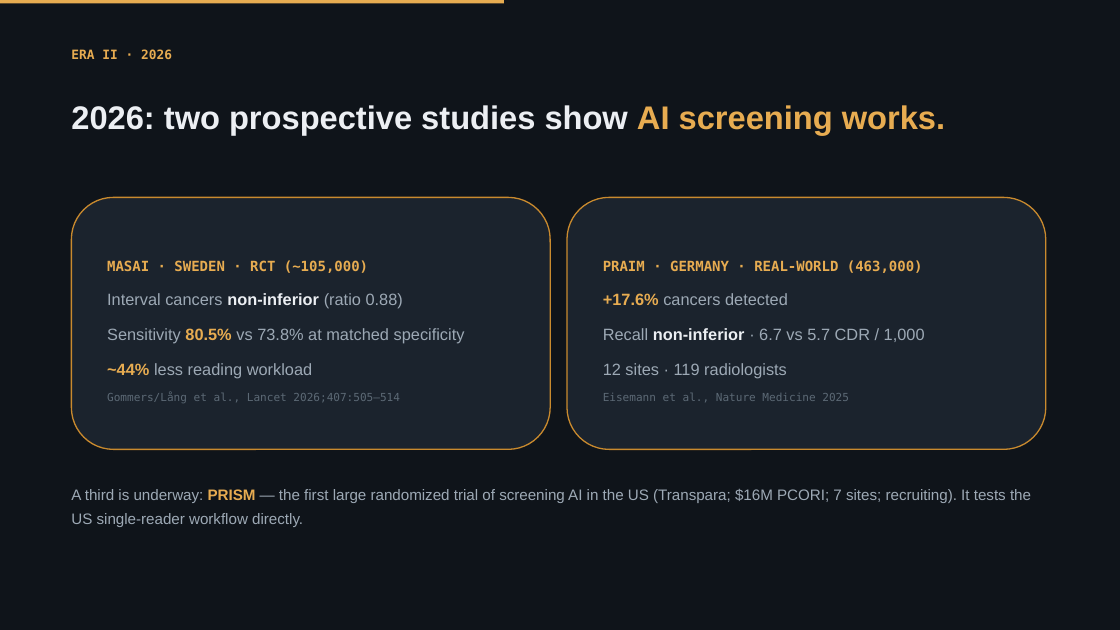
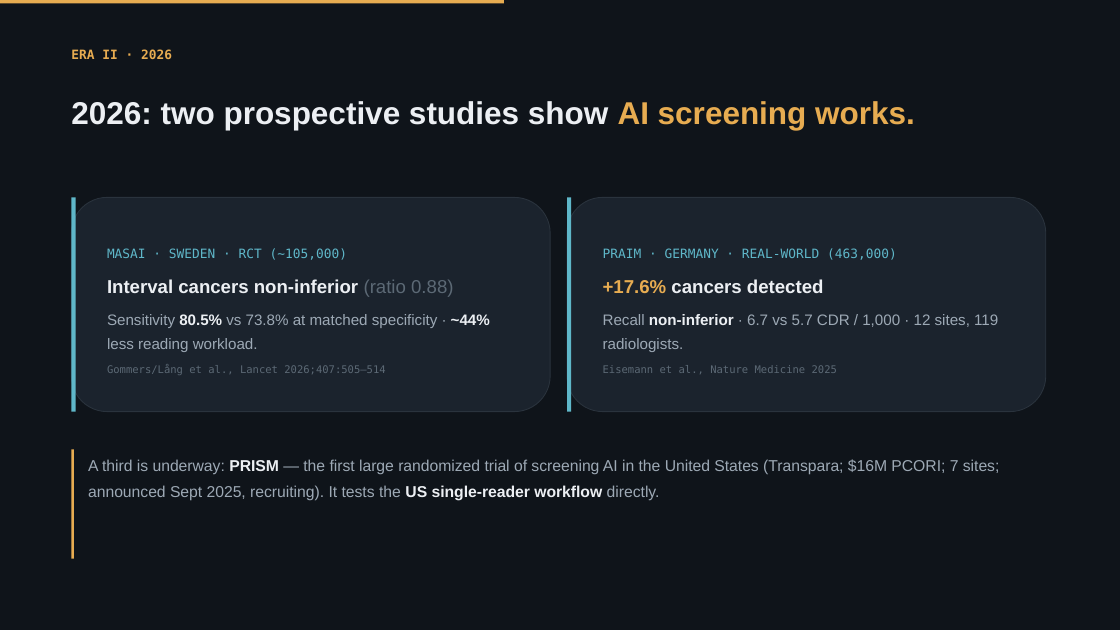
Before and after one commit to Emory-HITI/Mammo, a slide deck: slide 2 of keynote-iwbi-2026/pptx/sections/IWBI2026_Trivedi_02b_EraII_2026.pptx. Drawn at 1120x630 pixels with LibreOffice and Linux fonts; fonts in the diff are those of the drawing; background and template pictures are left out. Boxes give left, top, right and bottom in pixels: in the first picture for what was removed or moved away, otherwise in the second. Text is boxed around its words. In the diff, an @@ line names an element or a change of style, - is before the commit and + after.

```diff
--- a/keynote-iwbi-2026/pptx/sections/IWBI2026_Trivedi_02b_EraII_2026.pptx
+++ b/keynote-iwbi-2026/pptx/sections/IWBI2026_Trivedi_02b_EraII_2026.pptx
@@ text "2026: two prospective studies show ..." at (71,101,915,130): size 28 to 27 pt @@
@@ rounded rectangle "MASAI · SWEDEN · RCT ...": place and size @@
-rounded rectangle "MASAI · SWEDEN · RCT ..." at (71,197,550,450)
+rounded rectangle "MASAI · SWEDEN · RCT ..." at (71,197,550,412)
@@ rounded rectangle "MASAI · SWEDEN · RCT ..." at (71,197,550,412): outline #C98A2E 1.1 pt to #2A333D 0.75 pt @@
@@ rectangle added at (71,197,76,412), fill #5FB7C9 @@
@@ rounded rectangle "PRAIM · GERMANY · REAL-WORLD ..." at (567,197,1046,412): outline #C98A2E 1.1 pt to #2A333D 0.75 pt @@
@@ rounded rectangle "PRAIM · GERMANY · REAL-WORLD ...": place and size @@
-rounded rectangle "PRAIM · GERMANY · REAL-WORLD ..." at (567,197,1046,450)
+rounded rectangle "PRAIM · GERMANY · REAL-WORLD ..." at (567,197,1046,412)
@@ rectangle added at (567,197,571,412), fill #5FB7C9 @@
@@ text in rounded rectangle at (107,248,453,375): size 12 to 11 pt, text colour #E7AC51 to #5FB7C9, bold off in "MASAI · SWEDEN · RCT (~105,000)"; size 14 to 16 pt in "Interval cancers non-inferior (ratio 0.88)"; text colour #9DA9B5 to #ECEFF3, bold on in "Interval cancers"; text colour #9DA9B5 to #5C6975 in "(ratio 0.88)"; size 9.5 to 9 pt in "Gommers/Lång et al., Lancet 2026;407:505–514"; line spacing 1.3 to 1.18; less space between paragraphs @@
@@ text in rounded rectangle at (603,248,897,374): size 12 to 11 pt, text colour #E7AC51 to #5FB7C9, bold off in "PRAIM · GERMANY · REAL-WORLD (463,000)"; size 14 to 16 pt in "+17.6% cancers detected"; text colour #9DA9B5 to #ECEFF3, bold on in "cancers detected"; size 9.5 to 9 pt in "Eisemann et al., Nature Medicine 2025"; line spacing 1.3 to 1.18; less space between paragraphs @@
@@ text in rounded rectangle at (107,314,490,352): text changed; size 14 to 13 pt @@
-Sensitivity 80.5% vs 73.8% at matched specificity
-~44% less reading workload
+Sensitivity 80.5% vs 73.8% at matched specificity · ~44% less reading workload.
@@ text in rounded rectangle at (603,314,998,352): text changed; size 14 to 13 pt @@
-Recall non-inferior · 6.7 vs 5.7 CDR / 1,000
-12 sites · 119 radiologists
+Recall non-inferior · 6.7 vs 5.7 CDR / 1,000 · 12 sites, 119 radiologists.
@@ rectangle added at (71,450,74,559), fill #E7AC51 @@
@@ text at (88,459,1000,501): text changed; size 13 to 13.5 pt @@
-A third is underway: PRISM — the first large randomized trial of screening AI in the US (Transpara; $16M PCORI; 7 sites; recruiting). It tests the US single-reader workflow directly.
+A third is underway: PRISM — the first large randomized trial of screening AI in the United States (Transpara; $16M PCORI; 7 sites; announced Sept 2025, recruiting). It tests the US single-reader workflow directly.
```
Also in this commit, not shown: 4 other slides changed, 1 other file.
